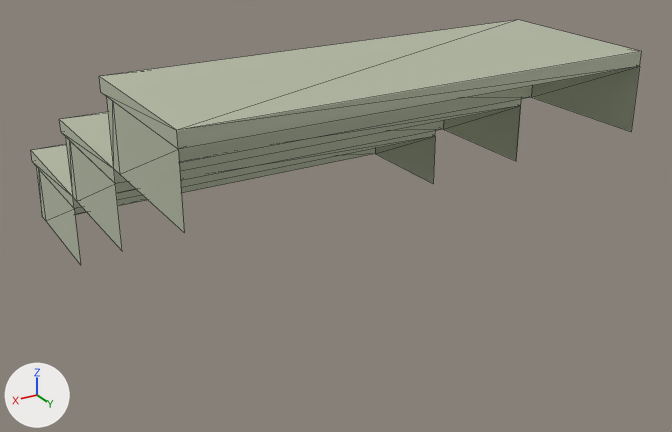
The glTF model assets/Module_Blocky/SM_Stairs_1x1_01a.glb: old version first, new version second.
Before and after are seen from a 50 mm camera at (1.487, 2.28, 0.947) aimed at (0.468, 0.581, 0.098). The lights are fixed; the arrows at lower left show +X, +Y and +Z. Mesh edges are drawn as thin lines. Objects named as collision shapes, trigger or cutter boxes, shadow casters or lower levels of detail are left out. Where no turn or scale is listed for an object, it has been applied to the vertices. Vertices at the same position are counted once.

Objects in the first picture: 'SM_Stairs_1x1_01a'.
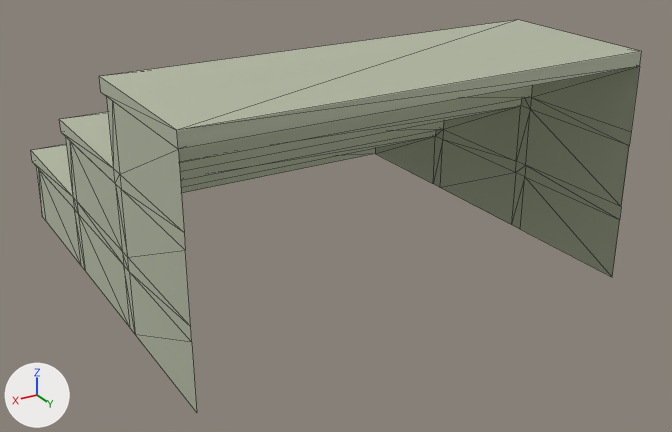
Where the newer file only moved an object's origin or applied its transform, the numbers keep the older frame.

Changed parts and their boxes [x1, y1, x2, y2] in the pictures (672 x 432 px):
'SM_Stairs_1x1_01a', reshaped (60% taller)
    before: [31, 20, 642, 265]
    after: [31, 20, 642, 412]
part 1 of me_stairs_002, built on
    before: [39, 141, 122, 265]
    after: [39, 97, 631, 412]

Patch to the scene script:
```diff
--- a/assets/Module_Blocky/SM_Stairs_1x1_01a.glb.py
+++ b/assets/Module_Blocky/SM_Stairs_1x1_01a.glb.py
@@ me_stairs_002 @@
 # used by ob_sm_stairs_1x1_01a; location = (0.0, 0.0, 0.0)
-me_stairs_002.from_pydata(...)  # 50 vertices, 84 faces; spans x 0.0..1.0, y -0.033..1.0, z 0.0..0.51
+me_stairs_002.from_pydata(...)  # 74 vertices, 132 faces; spans x 0.0..1.0, y -0.033..1.0, z 0.0..0.51
+# me_stairs_002 part 1
+# 4 faces are deleted
+# 4 vertices are added at (1.0, 1.0, 0.14), (0.0, 1.0, 0.0), (1.0, 1.0, 0.0), (0.0, 1.0, 0.14)
+# 8 new vertices lie (0.0, 0.033, 0.0) away from vertices in x 0.0..1.0, y 0.33..0.66, z 0.0..0.31
+# 6 new vertices lie (0.0, 0.0, -0.03) away from vertices in x 0.0..1.0, y 0.66..1.0, z 0.17..0.34
+# 6 new vertices lie (0.0, 0.0, -0.14) away from vertices in x 0.0..1.0, y 0.66..1.0, z 0.14..0.31
+# 52 new faces join them
 me_stairs_002.materials.append(mat_m_props_01a)
```
